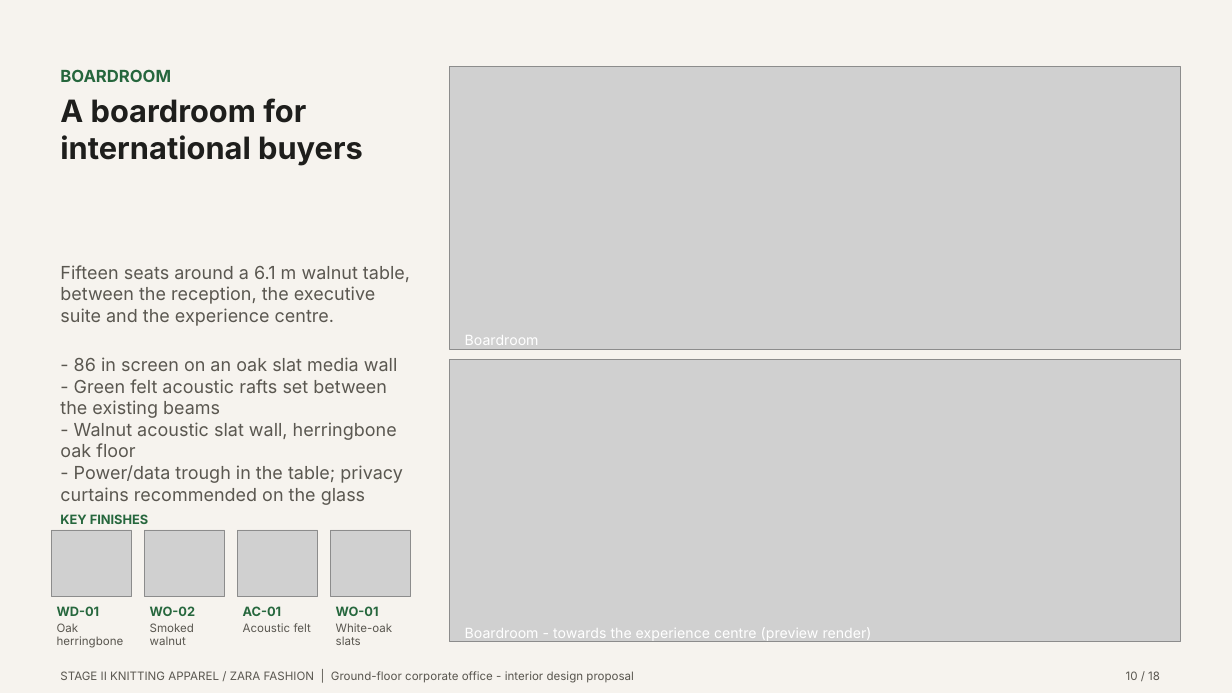
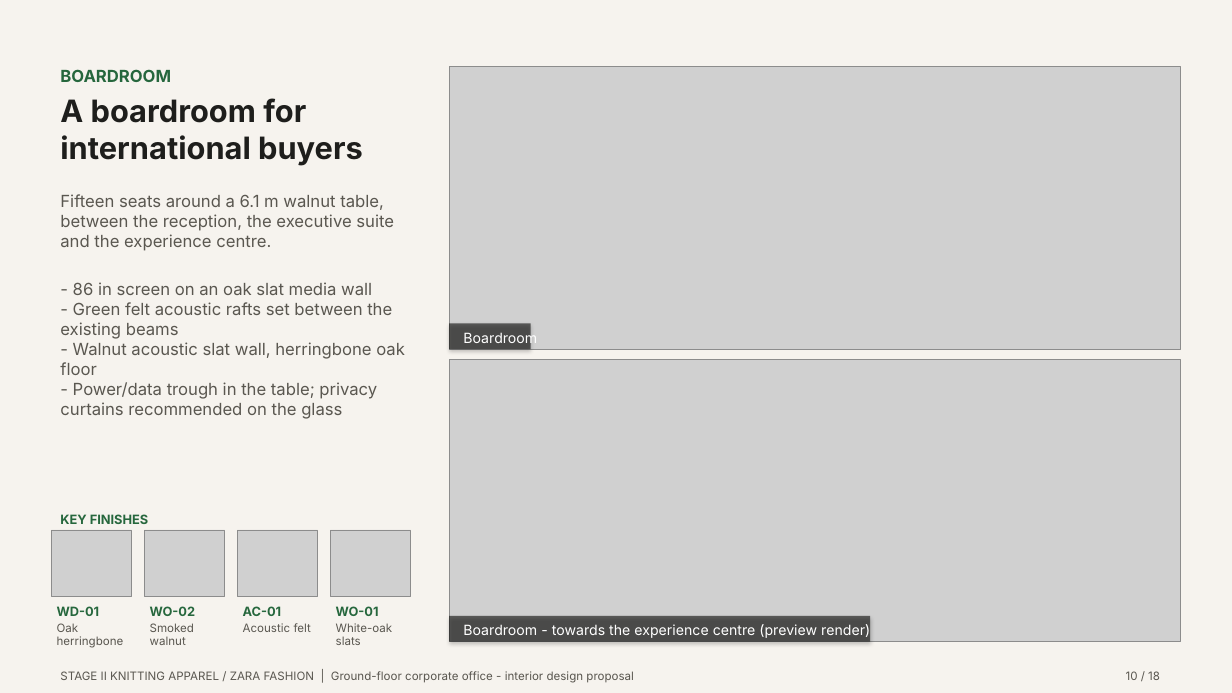
Before and after one commit to i-m-r-a-n/Practice01, a slide deck: slide 10 of GARMENT_OFFICE_FINAL_PRESENTATION/03_PRESENTATION/Garment_Office_Design_Pitch.pptx. Drawn at 1232x693 pixels with LibreOffice and Linux fonts; fonts in the diff are those of the drawing; grey boxes stand for pictures. Boxes give left, top, right and bottom in pixels: in the first picture for what was removed or moved away, otherwise in the second. Text is boxed around its words. In the diff, an @@ line names an element or a change of style, - is before the commit and + after.

```diff
--- a/GARMENT_OFFICE_FINAL_PRESENTATION/03_PRESENTATION/Garment_Office_Design_Pitch.pptx
+++ b/GARMENT_OFFICE_FINAL_PRESENTATION/03_PRESENTATION/Garment_Office_Design_Pitch.pptx
@@ text "Fifteen seats around a 6.1 ...": place and size @@
-text "Fifteen seats around a 6.1 ..." at [60, 265, 410, 505]
+text "Fifteen seats around a 6.1 ..." at [60, 194, 405, 419]
@@ text "Fifteen seats around a 6.1 ..." at [60, 194, 405, 419]: size 14 to 13 pt @@
@@ rectangle added at [449, 323, 531, 349], fill #141412 at 62% opacity @@
@@ text "Boardroom" rewrapped from [465, 335, 539, 345] to [463, 331, 537, 347] @@
@@ rectangle added at [449, 616, 871, 642], fill #141412 at 62% opacity @@
@@ text "Boardroom - towards the experience ...": place and size @@
-text "Boardroom - towards the experience ..." at [465, 628, 872, 642]
+text "Boardroom - towards the experience ..." at [463, 624, 870, 638]
```
Also in this commit, not shown: 14 other slides changed, 22 other files.
